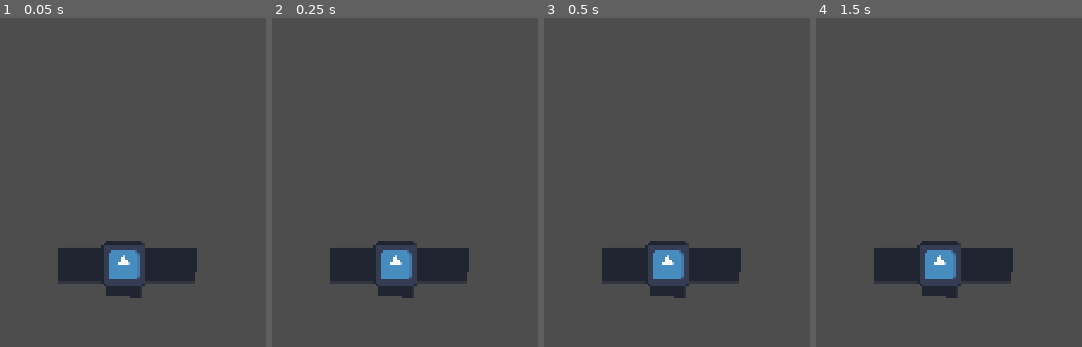
Above: before the commit, frames 1-4 (left to right).
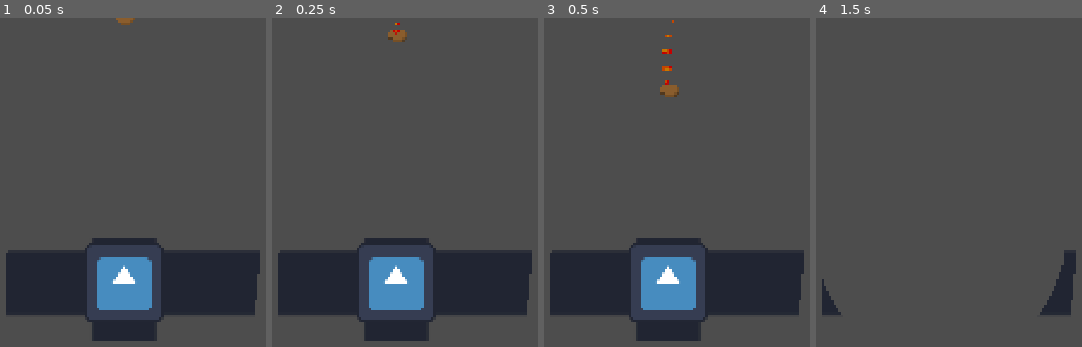
Above: after the commit, the same moments.

Repository: t0qen/baudo-game-jam-autumn
Game: Godot game, scene res://qdzqdz.tscn
The game is run twice, just before and just after one commit, with the same random seed, the same clock (stepped at 60 frames per second) and the same inputs. This scene is started directly instead of the project's main scene. The engine's default icon, where the game draws it, is replaced by a stand-in: a white triangle on a blue panel in a dark square.
Inputs:
- Up to frame 1 (0.05 s): no input
- Up to frame 2 (0.25 s): no input
- Up to frame 3 (0.5 s): no input
- Up to frame 4 (1.5 s): tap Enter at 0.5 s; hold D (right) 0.53-1.28 s; tap Space (jump) at 0.77, 1.25 s; hold A (left) from 1.28 s (still down)

The runs differ from the first frame. In frame 1, 17% of the frame differs, in the area x 2-98%, y 0-99%; in frame 2, 17%; in frame 3, 17%; in frame 4, 7.1%.

Commit message:
Fixed rocket

Diff:
--- a/qdzqdz.tscn
+++ b/qdzqdz.tscn
@@ -7,19 +7,21 @@
 [node name="Node2D" type="Node2D"]
 
 [node name="Camera2D" type="Camera2D" parent="."]
-zoom = Vector2(0.82, 0.82)
+zoom = Vector2(1.5, 1.5)
+
+[node name="DestructiblePolygon2D" type="Node2D" parent="." groups=["ground"]]
+script = ExtResource("2_yff4a")
+collidable = true
+metadata/_custom_type_script = "uid://ch41sfxp6t1uw"
+
+[node name="Polygon2D" type="Polygon2D" parent="DestructiblePolygon2D" groups=["ground"]]
+texture = ExtResource("3_lqml1")
+texture_offset = Vector2(62.115, 0)
+polygon = PackedVector2Array(-185.09604, -9.185017, 221.90399, -6.985016, 206.50397, 160.215, -190.59604, 154.715)
+uv = PackedVector2Array(-185.09604, -9.185017, 221.90399, -6.985016, 206.50397, 160.215, -190.59604, 154.715)
 
 [node name="Rocket" parent="." instance=ExtResource("2_lqml1")]
 position = Vector2(2, -359)
 scale = Vector2(1, 1.0047942)
 
-[node name="DestructiblePolygon2D" type="Node2D" parent="."]
-script = ExtResource("2_yff4a")
-collidable = true
-metadata/_custom_type_script = "uid://ch41sfxp6t1uw"
-
-[node name="Polygon2D" type="Polygon2D" parent="DestructiblePolygon2D"]
-texture = ExtResource("3_lqml1")
-texture_offset = Vector2(62.115, 0)
-polygon = PackedVector2Array(-185.09604, -9.185017, 221.90399, -6.985016, 206.50397, 160.215, -190.59604, 154.715)
-uv = PackedVector2Array(-185.09604, -9.185017, 221.90399, -6.985016, 206.50397, 160.215, -190.59604, 154.715)
+[connection signal="body_entered" from="Rocket" to="Rocket" method="_on_body_entered"]
--- a/scenes/projectiles/rocket.tscn
+++ b/scenes/projectiles/rocket.tscn
@@ -8,15 +8,17 @@
 radius = 9.0
 height = 34.516273
 
+[sub_resource type="CapsuleShape2D" id="CapsuleShape2D_8rgcg"]
+radius = 87.0
+height = 278.0
+
 [sub_resource type="CapsuleShape2D" id="CapsuleShape2D_l0y3s"]
 radius = 23.0
 height = 76.0
 
-[sub_resource type="CapsuleShape2D" id="CapsuleShape2D_8rgcg"]
-radius = 87.0
-height = 278.0
-
 [node name="Rocket" type="RigidBody2D"]
+collision_layer = 2
+collision_mask = 2
 script = ExtResource("1_l0y3s")
 
 [node name="CollisionShape2D" type="CollisionShape2D" parent="."]
@@ -25,19 +27,19 @@
 scale = Vector2(1.0832561, 1.1706394)
 shape = SubResource("CapsuleShape2D_r4mtq")
 
+[node name="DetectionMinDegat" type="Area2D" parent="."]
+
+[node name="CollisionShape2D" type="CollisionShape2D" parent="DetectionMinDegat"]
+rotation = -1.5707964
+shape = SubResource("CapsuleShape2D_8rgcg")
+debug_color = Color(0.78905654, 0.43045953, 3.85046e-07, 0.41960785)
+
 [node name="DetectionMaxDegat" type="Area2D" parent="."]
 
 [node name="CollisionShape2D" type="CollisionShape2D" parent="DetectionMaxDegat"]
 rotation = -1.5707964
 shape = SubResource("CapsuleShape2D_l0y3s")
 debug_color = Color(0.9875497, 0, 0.31682128, 0.41960785)
-
-[node name="DetectionMinDegat" type="Area2D" parent="DetectionMaxDegat"]
-
-[node name="CollisionShape2D" type="CollisionShape2D" parent="DetectionMaxDegat/DetectionMinDegat"]
-rotation = -1.5707964
-shape = SubResource("CapsuleShape2D_8rgcg")
-debug_color = Color(0.78905654, 0.43045953, 3.85046e-07, 0.41960785)
 
 [node name="Sprite2D" type="Sprite2D" parent="."]
 position = Vector2(2, -4)
@@ -46,16 +48,19 @@
 texture = ExtResource("2_l0y3s")
 
 [node name="CPUParticles2D" type="CPUParticles2D" parent="."]
-scale = Vector2(11.562056, 8.671329)
+scale = Vector2(5, 5)
 amount = 10
 texture = ExtResource("2_r4bah")
+lifetime = 1.5
+speed_scale = 3.0
+randomness = 0.1
 fixed_fps = 60
 emission_shape = 1
 emission_sphere_radius = 1.0
 gravity = Vector2(0, -100)
 tangential_accel_min = 30.0
 tangential_accel_max = 40.0
-scale_amount_min = 0.05
-scale_amount_max = 0.1
+scale_amount_min = 0.01
+scale_amount_max = 0.07
 
-[connection signal="area_entered" from="DetectionMaxDegat" to="." method="_on_detection_max_degat_area_entered"]
+[connection signal="body_entered" from="DetectionMaxDegat" to="." method="_on_detection_max_degat_body_entered"]
--- a/scripts/rocket.gd
+++ b/scripts/rocket.gd
@@ -3,7 +3,12 @@
 func _ready() -> void:
 	pass
 
-func _on_detection_max_degat_area_entered(area: Area2D) -> void:
+
+
+
+
+func _on_detection_max_degat_body_entered(body: Node2D) -> void:
+	print(body.name)
 	# On récupère le terrain (nom exact: "Terrain1") depuis le parent ou la scène
 	var terrain = get_parent().get_node("DestructiblePolygon2D")
 
Not shown: 1 places in qdzqdz.tscn that only renumber resources
